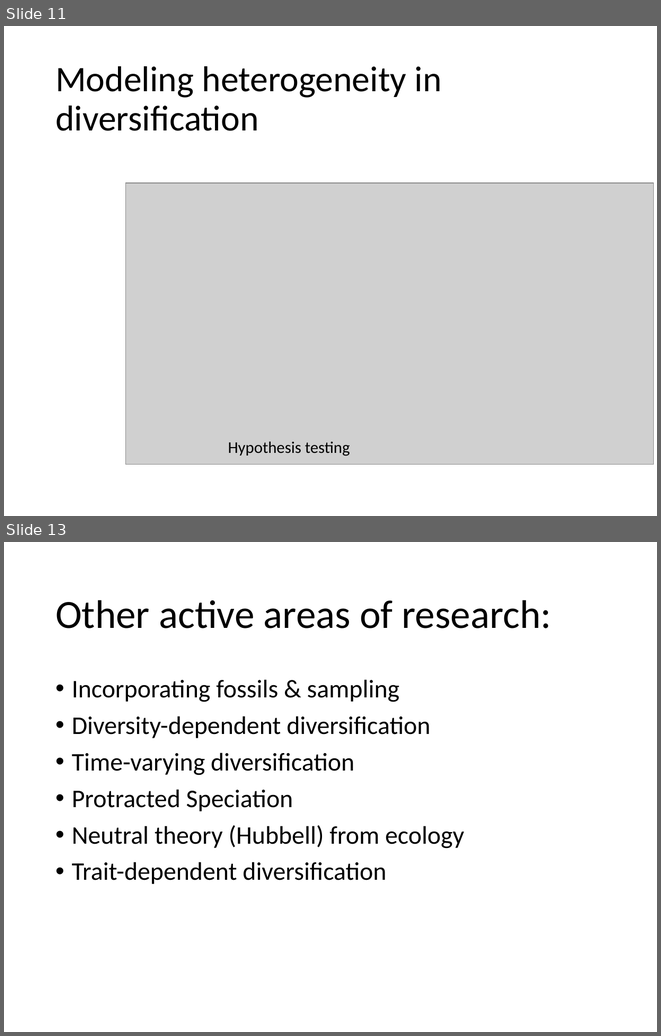
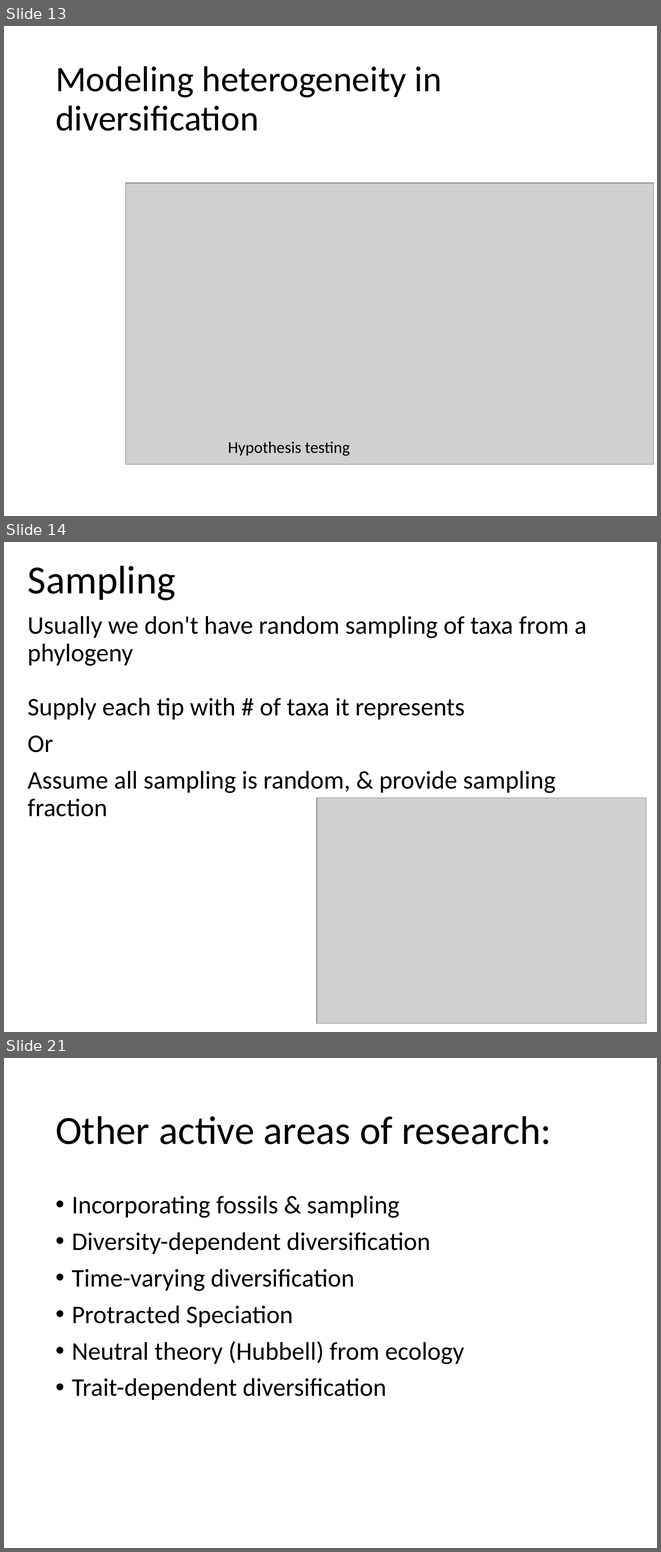
Before and after one commit to uyedaj/macrophy_course, a slide deck: lectures/slides/Diversification&SSE.pptx. Shown one above the other, each under a label of ours: slides 11 and 13 before the commit, slides 13, 14 and 21 after it; the slides between them are not shown. The pictures are 661x1036 and 661x1552 pixels, drawn with LibreOffice and Linux fonts; fonts in the diff are those of the drawing; grey boxes stand for pictures. Boxes give left, top, right and bottom in pixels: in the first picture for what was removed or moved away, otherwise in the second. Text is boxed around its words. In the diff, an @@ line names an element or a change of style, - is before the commit and + after.

```diff
--- a/lectures/slides/Diversification&SSE.pptx
+++ b/lectures/slides/Diversification&SSE.pptx
@@ slide 14 added at (4,542,657,1032), background #FFFFFF @@
@@ title added at (27,565,176,600), 44 pt, text #000000 @@
+Sampling
@@ text added at (27,616,586,817), 28 pt, text #000000 @@
+Usually we don't have random sampling of taxa from a phylogeny
+Supply each tip with # of taxa it represents
+Or
+Assume all sampling is random, & provide sampling fraction
@@ picture added at (317,798,646,1023) @@
@@ what was slide 11 is now slide 13 @@
@@ what was slide 13 is now slide 21 @@
```
Also in this commit, not shown: 5 slides changed, 8 other slides added, 2 other files.
